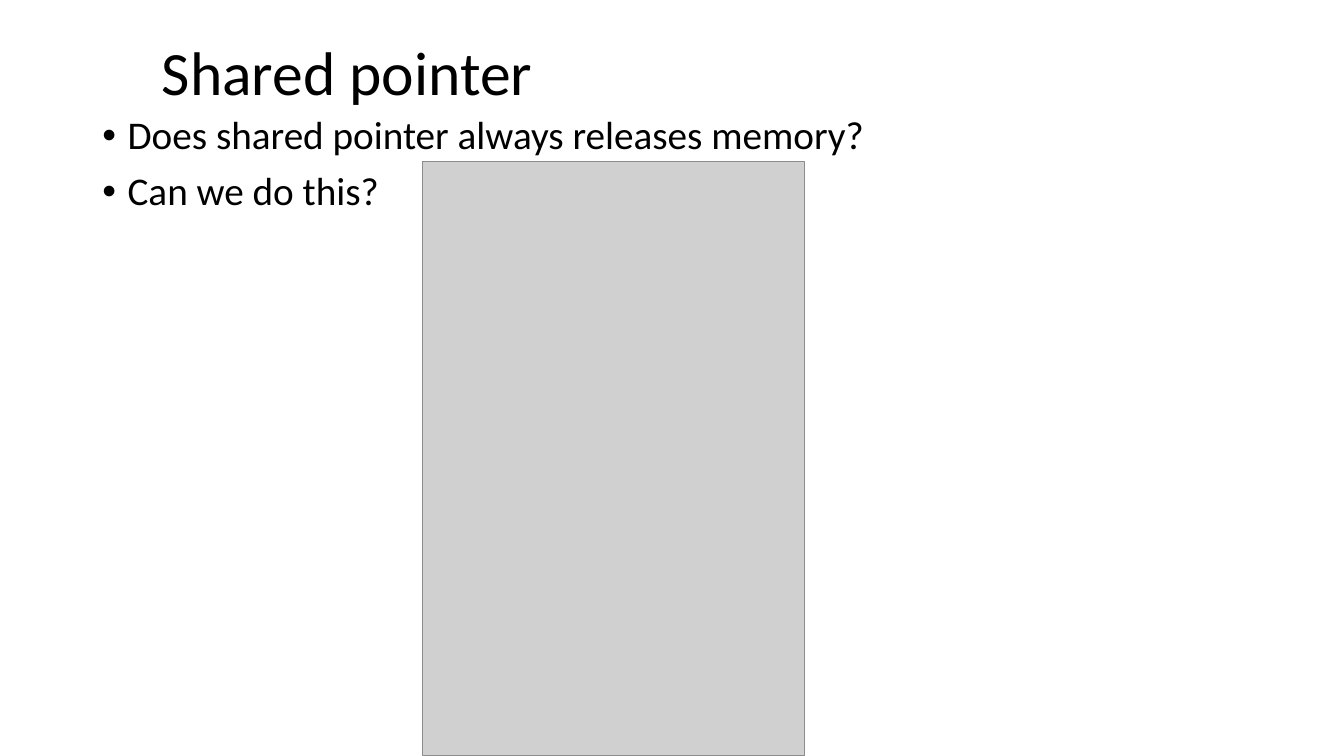
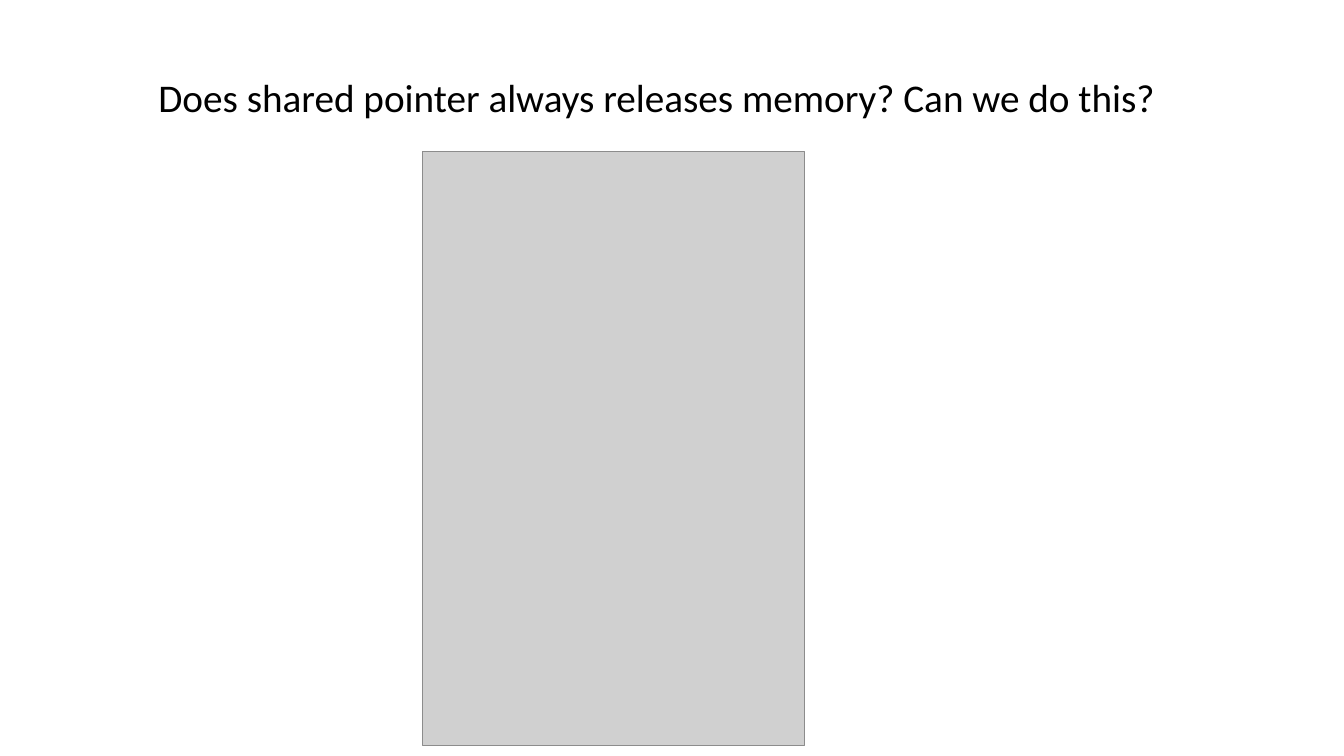
Before and after one commit to ShiqiYu/CPP, a slide deck: slide 13 of week11/Lab11.pptx (slide 12 before the commit). Drawn at 1344x756 pixels with LibreOffice and Linux fonts; fonts in the diff are those of the drawing; grey boxes stand for pictures; background and template pictures are left out. Boxes give left, top, right and bottom in pixels: in the first picture for what was removed or moved away, otherwise in the second. Text is boxed around its words. In the diff, an @@ line names an element or a change of style, - is before the commit and + after.

```diff
--- a/week11/Lab11.pptx
+++ b/week11/Lab11.pptx
@@ title removed at [162,52,533,105] @@
-Shared pointer
@@ text at [158,84,1154,119]: text changed @@
-• Does shared pointer always releases memory?
-• Can we do this?
+Does shared pointer always releases memory? Can we do this?
@@ picture: place and size @@
-picture at [422,161,805,756]
+picture at [422,151,805,746]
```
Also in this commit, not shown: 4 other slides changed, 4 slides added, 2 slides removed, 1 other file.
